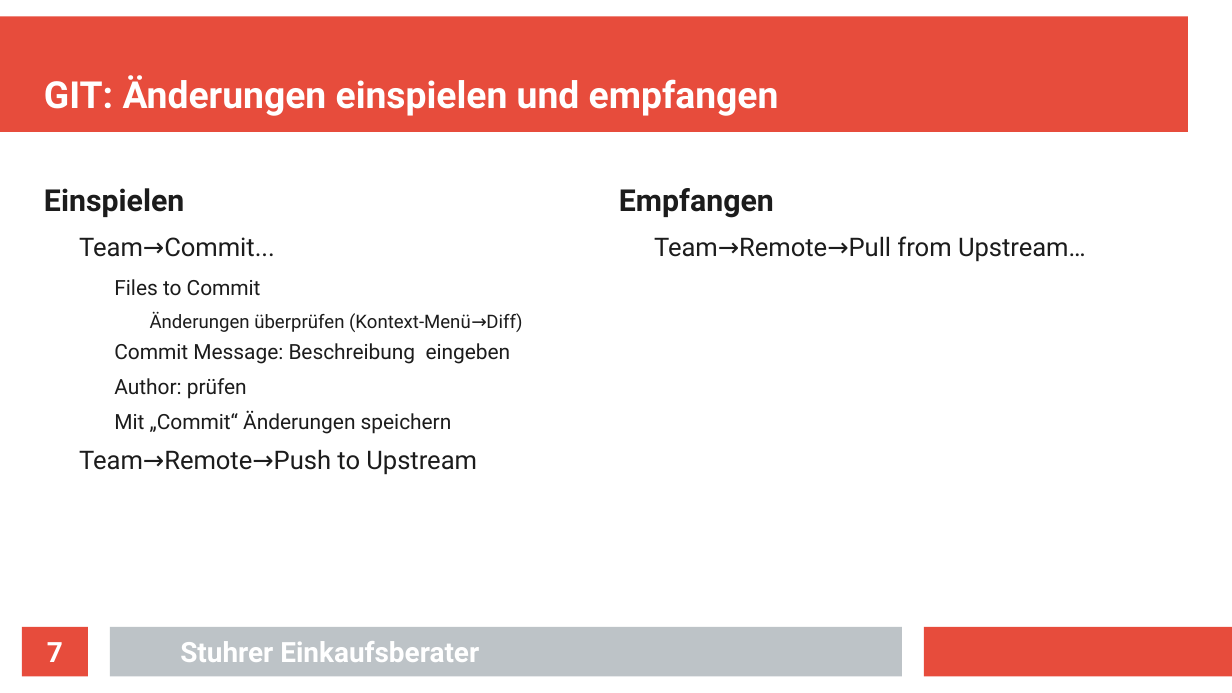
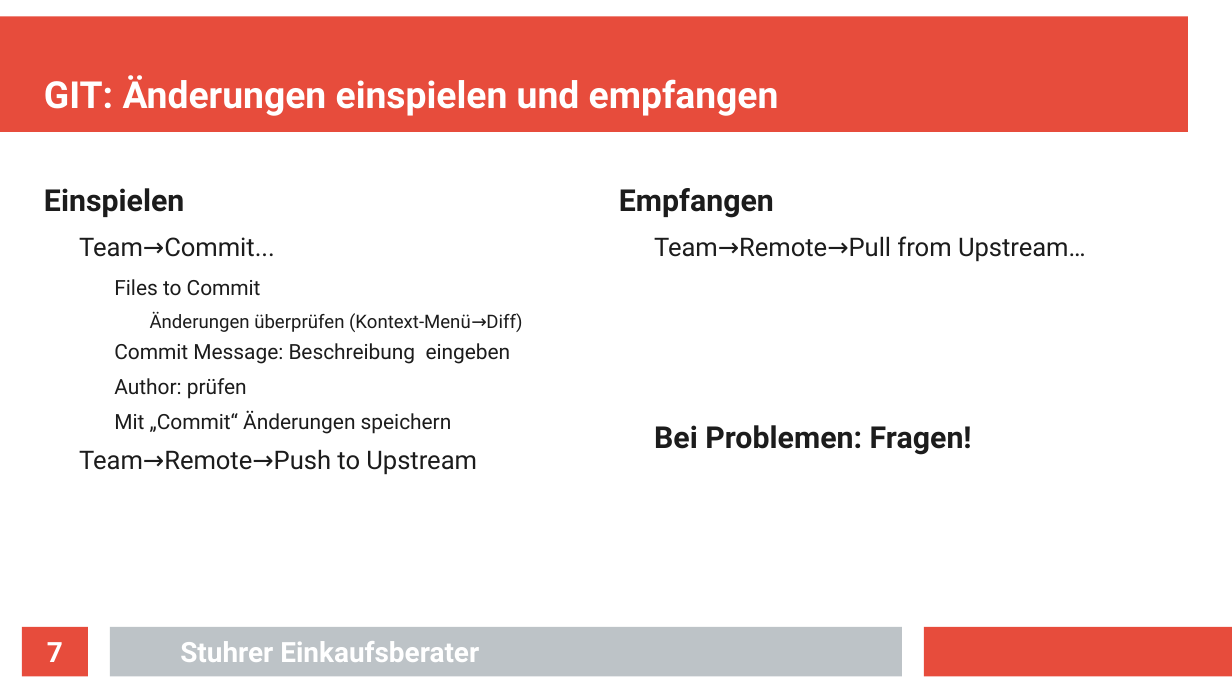
Before and after one commit to jenskuespert/KGSSB, a slide deck: slide 7 of SEB/SEB.odp. Drawn at 1232x693 pixels with LibreOffice and Linux fonts; fonts in the diff are those of the drawing. Boxes give left, top, right and bottom in pixels: in the first picture for what was removed or moved away, otherwise in the second. Text is boxed around its words. In the diff, an @@ line names an element or a change of style, - is before the commit and + after.

Commit message:
GIT-Beschreibung ergänzt

```diff
--- a/SEB/SEB.odp
+++ b/SEB/SEB.odp
@@ text at (x1=654, y1=425, x2=972, y2=455): paragraph added @@
+Bei Problemen: Fragen!
```
